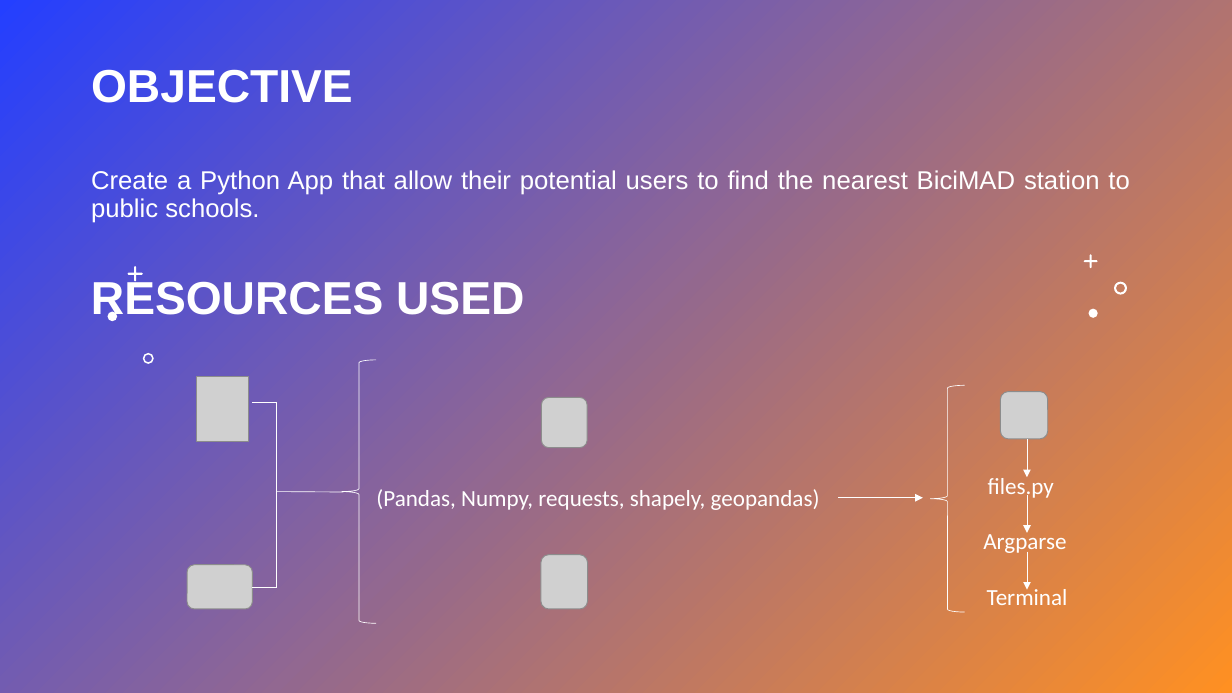
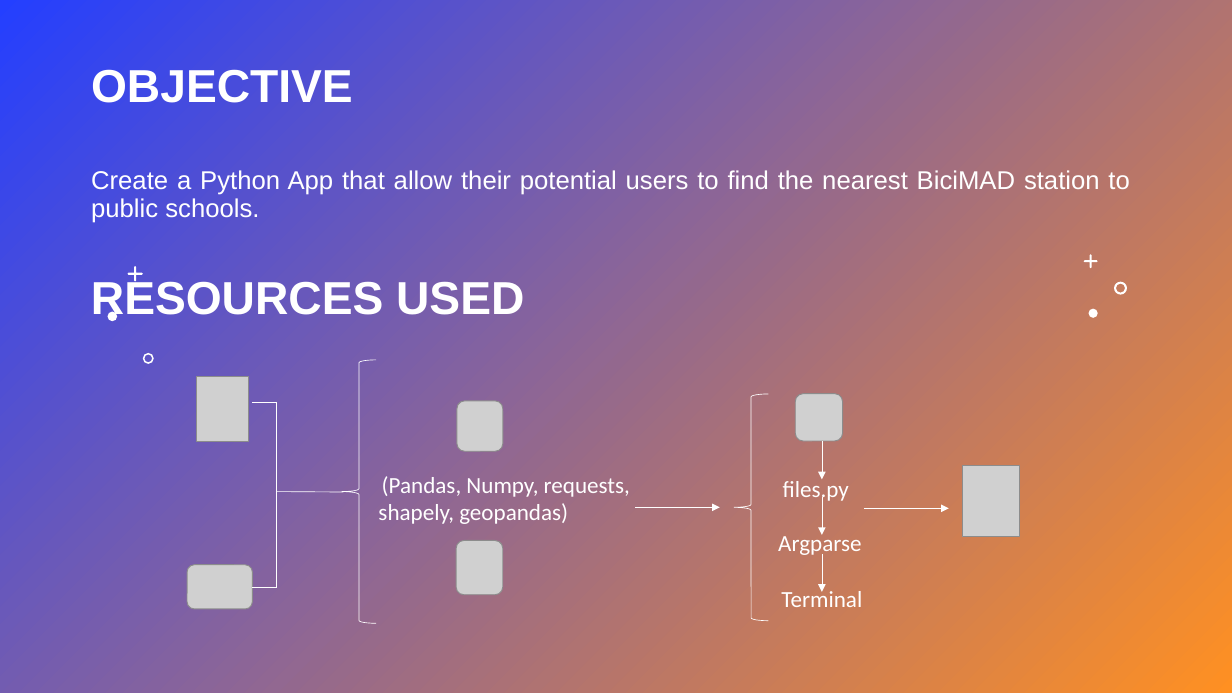
Before and after one commit to MargaMontV/project-module-1, a slide deck: slide 2 of presentation/pm1_presentation_Margarita.pptx. Drawn at 1232x693 pixels with LibreOffice and Linux fonts; fonts in the diff are those of the drawing; grey boxes stand for pictures. Boxes give left, top, right and bottom in pixels: in the first picture for what was removed or moved away, otherwise in the second. Text is boxed around its words. In the diff, an @@ line names an element or a change of style, - is before the commit and + after.

```diff
--- a/presentation/pm1_presentation_Margarita.pptx
+++ b/presentation/pm1_presentation_Margarita.pptx
@@ picture: place and size @@
-picture at [542,397,588,448]
+picture at [457,401,504,452]
@@ left brace: place and size @@
-left brace at [931,385,965,612]
+left brace at [734,394,768,620]
@@ arrow moved from (1027, 439) - (1027, 477) to (823, 442) - (823, 480) @@
@@ text at [378,476,630,524]: text changed @@
-(Pandas, Numpy, requests, shapely, geopandas)
+(Pandas, Numpy, requests,
+shapely, geopandas)
@@ picture added at [962,466,1019,537] @@
@@ arrow moved from (838, 498) - (923, 498) to (635, 507) - (720, 507) @@
@@ arrow added from (864, 508) to (949, 508), #FFFFFF 0.5 pt @@
@@ picture: place and size @@
-picture at [541,555,587,609]
+picture at [457,541,503,595]
@@ 3 texts, 2 arrows, 1 picture: place and size @@
-3 texts, 2 arrows, 1 picture at [983,392,1068,605]
+3 texts, 2 arrows, 1 picture at [778,394,862,607]
```
Also in this commit, not shown: 1 other file.
